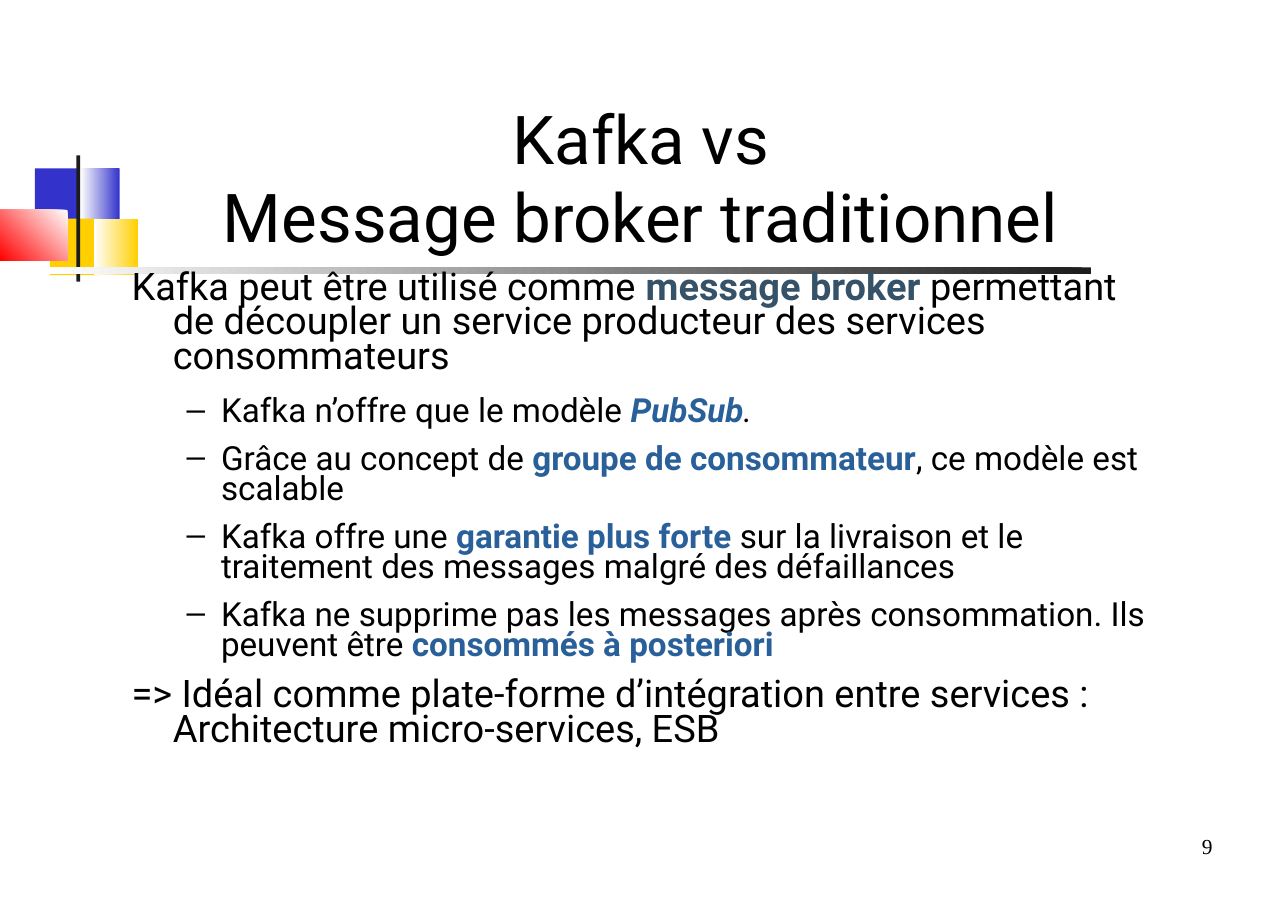
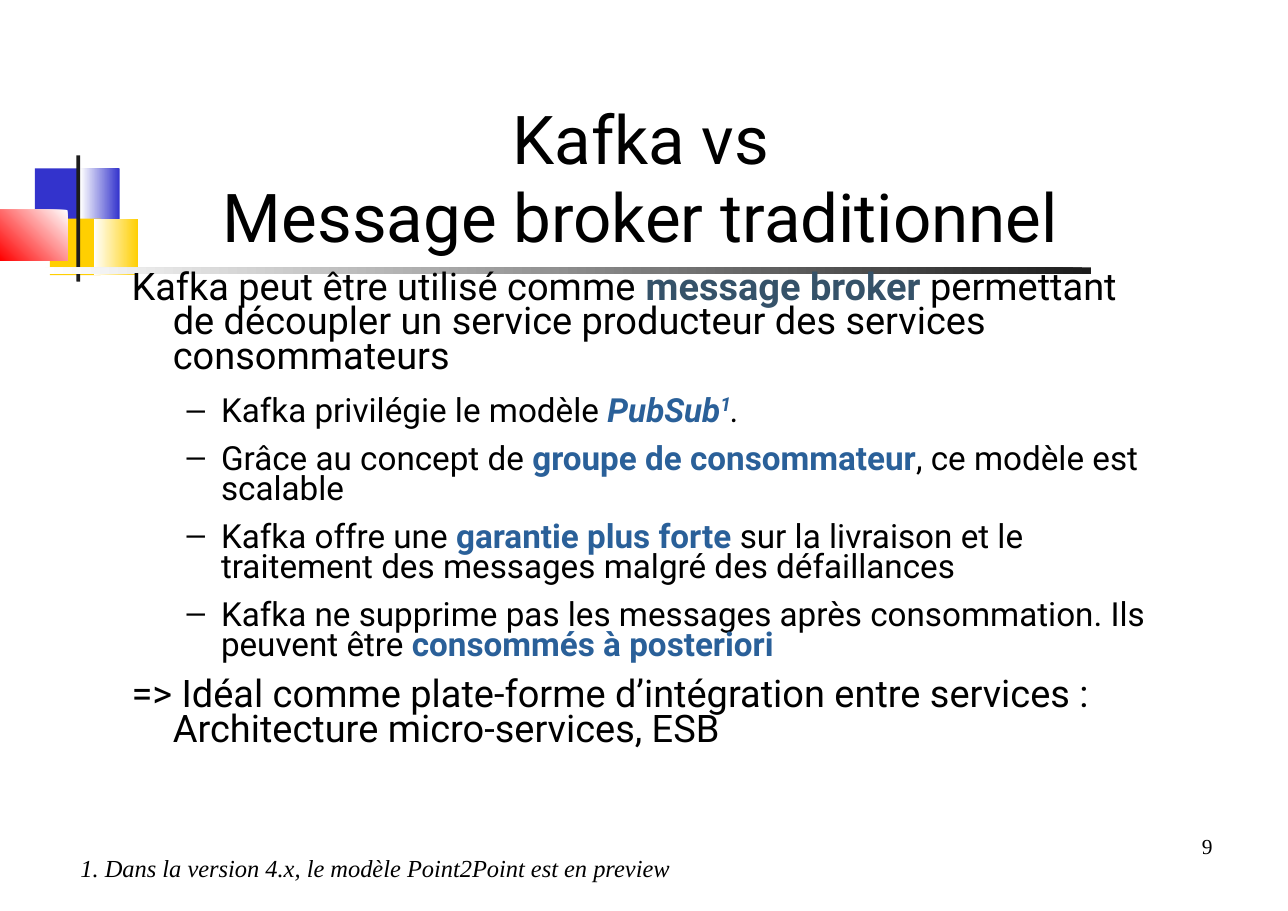
Before and after one commit to dthibau/kafka, a slide deck: slide 9 of KafkaAdmin.odp. Drawn at 1288x911 pixels with LibreOffice and Linux fonts; fonts in the diff are those of the drawing. Boxes give left, top, right and bottom in pixels: in the first picture for what was removed or moved away, otherwise in the second. Text is boxed around its words. In the diff, an @@ line names an element or a change of style, - is before the commit and + after.

```diff
--- a/KafkaAdmin.odp
+++ b/KafkaAdmin.odp
@@ text at (x1=221, y1=396, x2=599, y2=429): text changed @@
-  – Kafka n’offre que le modèle PubSub.
+  – Kafka privilégie le modèle PubSub1.
@@ text added at (x1=80, y1=860, x2=669, y2=883), 16 pt, text #000000, italic @@
+1. Dans la version 4.x, le modèle Point2Point est en preview
```
Also in this commit, not shown: 2 other slides changed, 10 other files.
